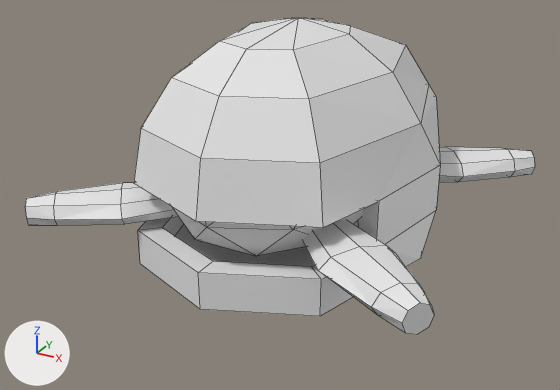
An edit to the Blender file modelsWorking/turtle.blend, drawn before and after from the same camera.
The view is the same before and after, from a camera (50 mm lens) standing at (2.49, -4.79, 2.65) and looking at (-0.04, -0.19, 0.35). The axes (+X, +Y, +Z) are drawn at lower left. The lights are the same throughout. Mesh edges are drawn as thin lines.

Script lines for the objects in view, before the commit:
```python
me_cylinder = bpy.data.meshes.new('Cylinder')
me_cylinder.from_pydata(...)  # 32 vertices, 26 faces; spans x -1.53..1.53, y -0.65..0.65, z -1.43..1.0
me_icosphere = bpy.data.meshes.new('Icosphere')
me_icosphere.from_pydata(...)  # 42 vertices, 80 faces; spans x -0.95..0.95, y -1.0..1.3, z -1.0..1.0
me_sphere = bpy.data.meshes.new('Sphere')
me_sphere.from_pydata(...)  # 89 vertices, 82 faces; spans x -1.0..1.0, y -1.32..1.3, z 0.0..1.62
# before: 3 (0.0, 1.08, 0.89), 7 (0.54, 0.86, 0.89), 32 (-0.54, 0.86, 0.89), 49 (0.71, 1.01, 0.89) at pixel (436, 97), 50 (0.0, 1.3, 0.89)
# before: 56 (-0.71, 1.01, 0.89)
ob_legs = bpy.data.objects.new('Legs', me_cylinder)
ob_legs.location = (0.9, 0.925, 0.386)
ob_legs.rotation_euler = (1.534, 0.0, -0.929)  # degrees (88, 0, -53)
ob_legs.scale = (0.176, 0.176, 0.458)
_m = ob_legs.modifiers.new('Mirror', 'MIRROR')
_m.use_axis = (True, True, False)
_m.mirror_object = ob_mirror
ob_shell = bpy.data.objects.new('Shell', me_sphere)
ob_shell.location = (0.0, 0.0, 0.0)
ob_torso = bpy.data.objects.new('Torso', me_icosphere)
ob_torso.location = (0.0, 0.0, 0.527)
ob_torso.scale = (0.823, 1.21, 0.485)
```
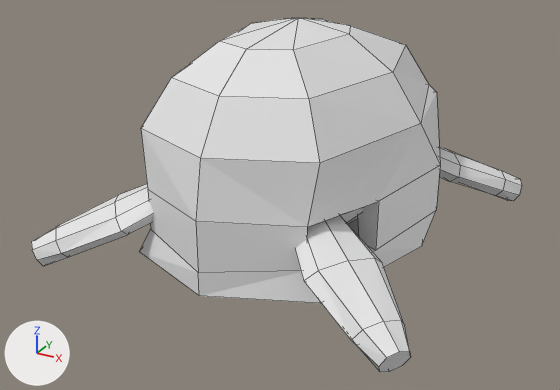
Where the newer file only moved an object's origin or applied its transform, the numbers keep the older frame.

Edits to the bpy script that builds the scene:
```text
Change me_sphere:
    used by ob_shell; location = (0.0, 0.0, 0.0)
    verts and faces of me_sphere; kept vertices keep their numbers, new ones are numbered from 89
    remove me_sphere.from_pydata(...)  # 89 vertices, 82 faces; spans x -1.0..1.0, y -1.32..1.3, z 0.0..1.62
    add me_sphere.from_pydata(...)  # 89 vertices, 85 faces; spans x -1.0..1.0, y -1.32..1.3, z 0.1..1.62
    me_sphere part 1
    add for i in [3, 7, 32, 49, 50, 56]: verts[i] += (0.0, 0.0, 0.04)
    me_sphere part 2
    4 faces are deleted
    8 vertices in x -1.0..1.0, y -1.32..1.3, z 0.0 move by (0.0, 0.0, 0.1)
    8 vertices in x -0.84..0.84, y -1.16..1.13, z 0.09 move by (0.0, 0.0, 0.09)
    8 vertices move from x -0.71..0.71, y -1.03..-0.88, z 0.26..0.62 to x -0.6..0.6, y -1.02..-0.89, z 0.29..0.59
    7 new faces join them
Change me_icosphere:
    where me_icosphere.from_pydata(...)  # 42 vertices, 80 faces; spans x -0.95..0.95, y -1.0..1.3, z -1.0..1.0
    used by ob_torso; location = (0.0, 0.0, 0.527); scale = (0.823, 1.21, 0.485)
    me_icosphere part 3: all 16 vertices in x -0.89..0.85, y -0.85..1.13, z -1.0..-0.45 are moved by (0.0, 0.0, 0.17)
    me_icosphere part 4: the 1 vertex in x -0.59, y -0.81, z 0.0 is moved by (0.0, 0.0, 0.17)
Change me_cylinder:
    where me_cylinder.from_pydata(...)  # 32 vertices, 26 faces; spans x -1.53..1.53, y -0.65..0.65, z -1.43..1.0
    used by ob_legs; location = (0.9, 0.925, 0.386); rotation_euler = (1.534, 0.0, -0.929), in degrees (88, 0, -53); scale = (0.176, 0.176, 0.458)
    me_cylinder part 5: the whole mesh is multiplied about its middle by the matrix ((0.105, 0.056, -0.336), (-0.141, 0.042, -0.251), (0.0, 0.161, 0.182)), then moved by (0.92, 1.06, 0.52)
Change ob_legs:
    ob_legs.rotation_euler: (1.534, 0.0, -0.929) -> (0.0, 0.0, 0.0)  # degrees (88, 0, -53) -> degrees (0, 0, 0)
    ob_legs.scale: (0.176, 0.176, 0.458) -> (1.0, 1.0, 1.0)
    ob_legs.location: (0.9, 0.925, 0.386) -> (0.0, 0.0, 0.0)
```

Pixel boxes [x1, y1, x2, y2] of what changed, in the pictures (560 x 390 px; the box of a moved part takes in the faces that stretch with it):
'Shell', reshaped: before [134, 18, 440, 316]; after [139, 18, 440, 303]
'Legs', reshaped, moved, turned, rescaled: before [25, 147, 534, 335]; after [31, 147, 522, 372]
'Torso', reshaped: before [171, 206, 364, 256]; after [340, 207, 364, 224]
part 1 of me_sphere, moved or reshaped: [421, 85, 440, 164] in both
part 2 of me_sphere, built on: before [134, 124, 440, 316]; after [139, 124, 440, 303]
part 3 of me_icosphere, moved or reshaped: before [195, 208, 364, 256]; after [340, 208, 363, 224]
part 4 of me_icosphere, moved or reshaped (not visible afterwards): before [171, 206, 207, 239]
